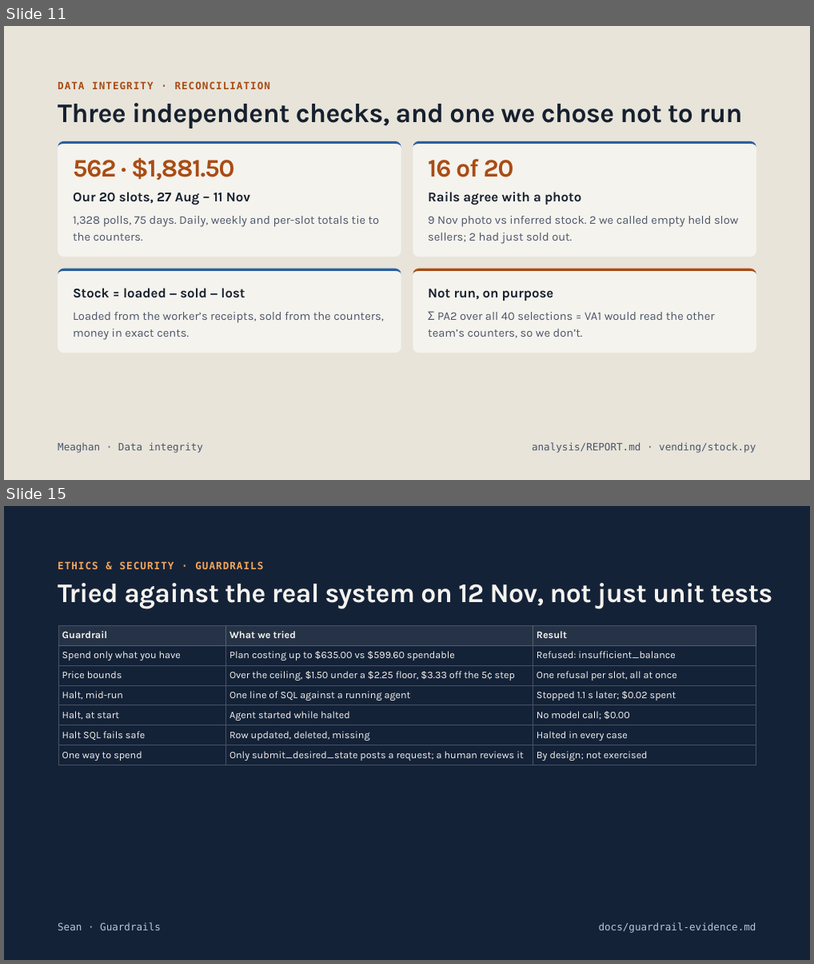
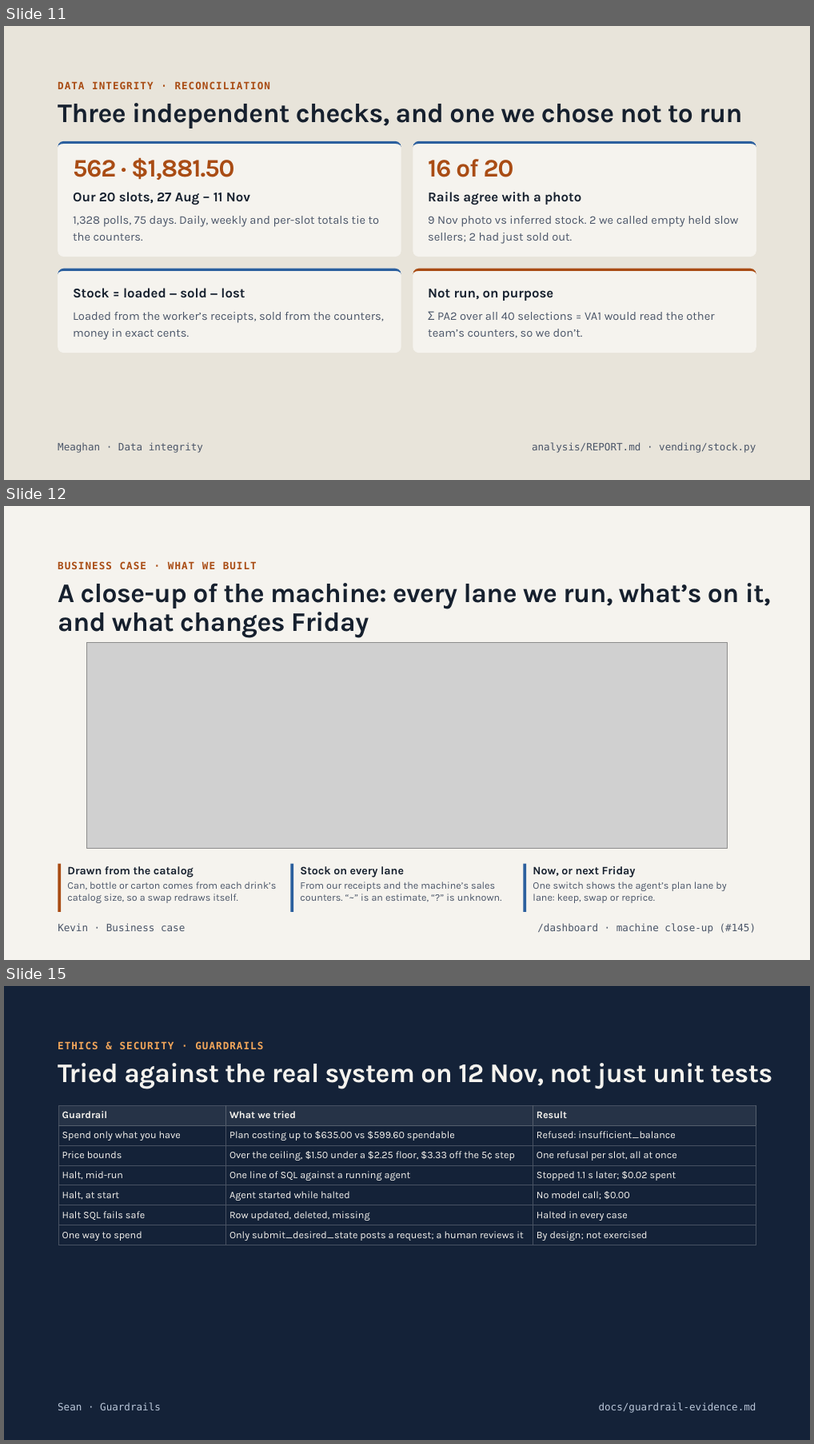
Before and after one commit to marshall-strong/agentic-vending, a slide deck: docs/presentation/group-b-final-presentation.pptx. Shown one above the other, each under a label of ours: slides 11 and 15 before the commit, slides 11, 12 and 15 after it; the slides between them are not shown. The pictures are 814x964 and 814x1444 pixels, drawn with LibreOffice and Linux fonts; fonts in the diff are those of the drawing; grey boxes stand for pictures. Boxes give left, top, right and bottom in pixels: in the first picture for what was removed or moved away, otherwise in the second. Text is boxed around its words. In the diff, an @@ line names an element or a change of style, - is before the commit and + after.

```diff
--- a/docs/presentation/group-b-final-presentation.pptx
+++ b/docs/presentation/group-b-final-presentation.pptx
@@ slide 12 added at (4, 506, 810, 960), background #F5F3EE @@
@@ text added at (58, 561, 257, 569), 12 pt, text #A94C14, bold @@
+BUSINESS CASE · WHAT WE BUILT
@@ title added at (58, 583, 771, 638), 32 pt, text #16202E, bold @@
+A close-up of the machine: every lane we run, what’s on it, and what changes Friday
@@ picture added at (86, 642, 727, 848) @@
@@ rectangle added at (58, 864, 61, 912), fill #A94C14 @@
@@ rectangle added at (290, 864, 294, 912), fill #2B5F9E @@
@@ rectangle added at (524, 864, 526, 912), fill #2B5F9E @@
@@ text added at (67, 866, 277, 903), 12 pt, text #4A5568 @@
+Drawn from the catalog
+Can, bottle or carton comes from each drink’s catalog size, so a swap redraws itself.
@@ text added at (300, 866, 502, 901), 12 pt, text #4A5568 @@
+Stock on every lane
+From our receipts and the machine’s sales counters. “~” is an estimate, “?” is unknown.
@@ text added at (533, 866, 726, 903), 12 pt, text #4A5568 @@
+Now, or next Friday
+One switch shows the agent’s plan lane by lane: keep, swap or reprice.
@@ text added at (58, 923, 185, 931), 12 pt, text #4A5568 @@
+Kevin · Business case
@@ text added at (538, 923, 756, 933), 12 pt, text #4A5568 @@
+/dashboard · machine close-up (#145)
```
Also in this commit, not shown: 1 slide changed, 1 other slide added, 2 slides removed.
